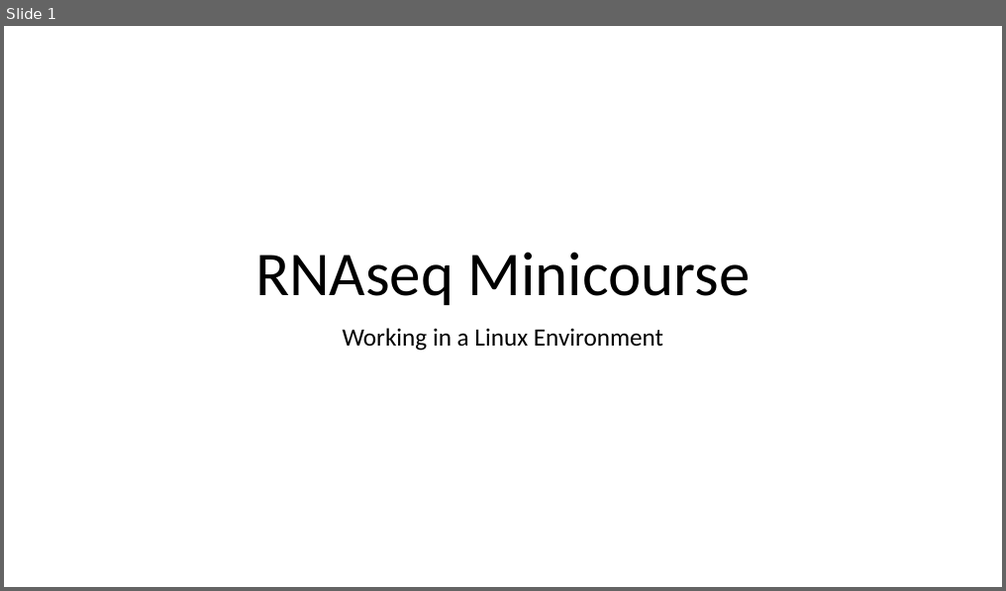
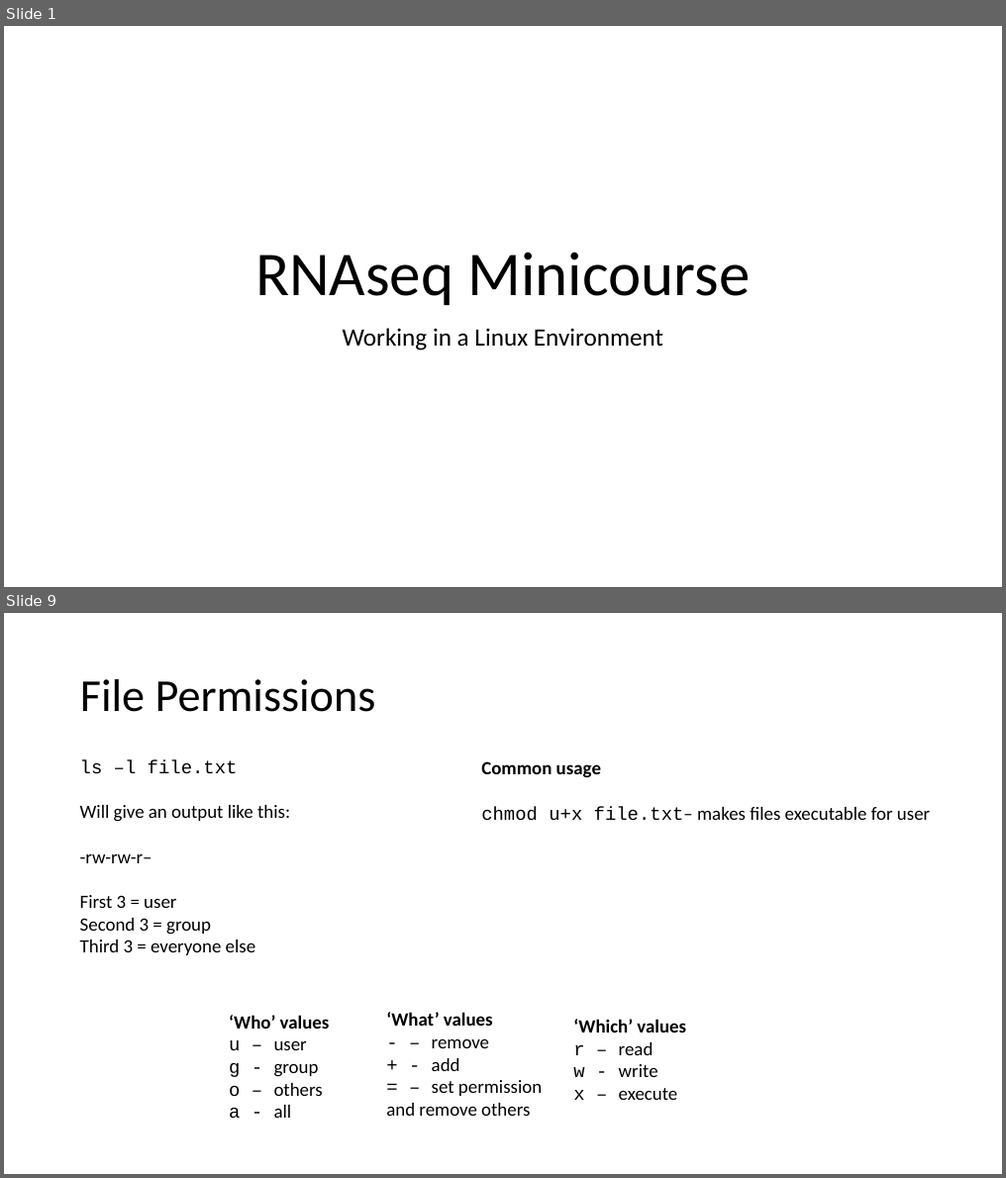
Before and after one commit to tpaape/RNAseq_Miniworkshop, a slide deck: Presentations/Operating in a Linux Environment.pptx. Shown one above the other, each under a label of ours: slide 1 before the commit, slides 1 and 9 after it; the slides between them are not shown. The pictures are 1006x591 and 1006x1178 pixels, drawn with LibreOffice and Linux fonts; fonts in the diff are those of the drawing. Boxes give left, top, right and bottom in pixels: in the first picture for what was removed or moved away, otherwise in the second. Text is boxed around its words. In the diff, an @@ line names an element or a change of style, - is before the commit and + after.

```diff
--- a/Presentations/Operating in a Linux Environment.pptx
+++ b/Presentations/Operating in a Linux Environment.pptx
@@ slide 9 added at <box>4,613,1002,1174</box>, background #FFFFFF @@
@@ title added at <box>80,679,376,712</box>, 44 pt, text #000000 @@
+File Permissions
@@ text added at <box>80,761,290,956</box>, 18 pt, text #000000 @@
+ls –l file.txt
+Will give an output like this:
+-rw-rw-r–
+First 3 = user
+Second 3 = group
+Third 3 = everyone else
@@ text added at <box>481,761,930,821</box>, 18 pt, text #000000 @@
+Common usage
+chmod u+x file.txt– makes files executable for user
@@ text added at <box>229,1015,330,1118</box>, 18 pt, text #000000 @@
+‘Who’ values
+u – user
+g - group
+o – others
+a - all
@@ text added at <box>386,1012,542,1116</box>, 18 pt, text #000000 @@
+‘What’ values
+- – remove
++ - add
+= – set permission and remove others
@@ text added at <box>573,1019,686,1100</box>, 18 pt, text #000000 @@
+‘Which’ values
+r – read
+w - write
+x – execute
```
Also in this commit, not shown: 7 slides changed, 3 other slides added, 7 slides removed, 6 other files.
